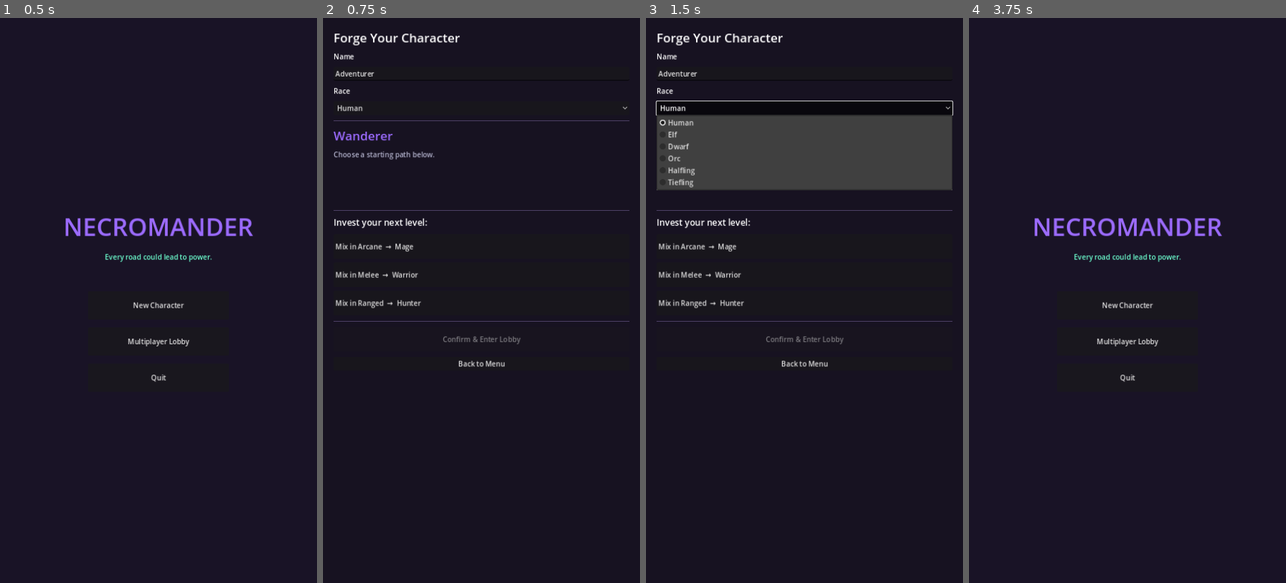
Above: before the commit, frames 1-4 (left to right).
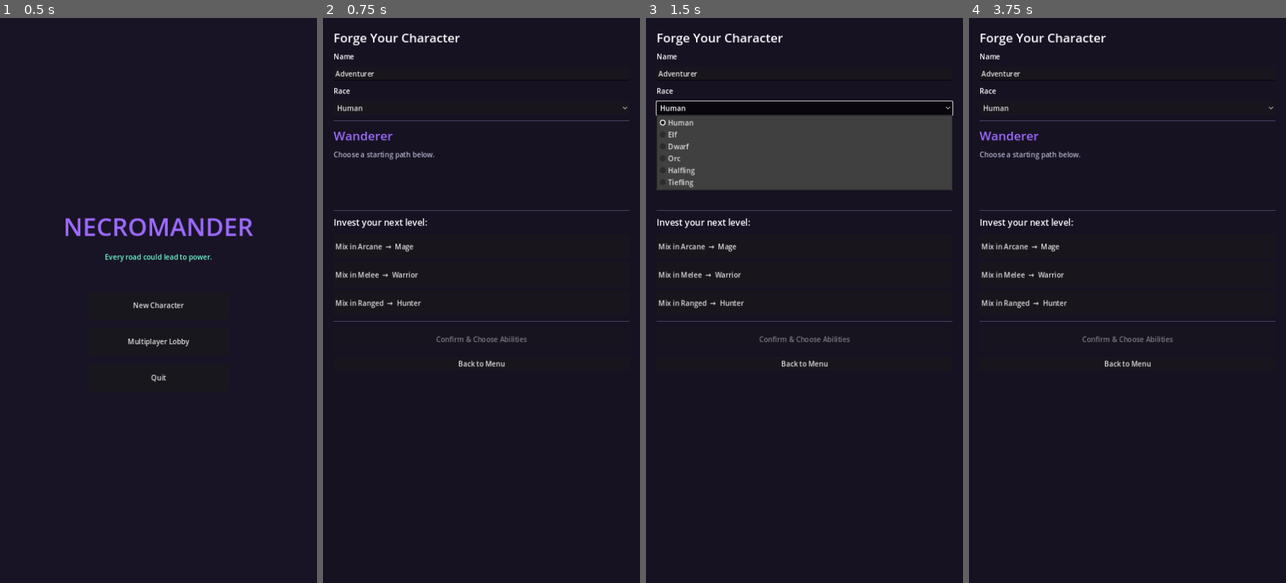
Above: after the commit, the same moments.

Repository: coldfront96/necromander
Game: Godot game, scene res://scenes/main_menu/MainMenu.tscn
Same seed, same stepped clock (60 frames per second), same inputs: the game is played once before the commit and once after it.
Inputs:
- Up to frame 1 (0.5 s): no input
- Up to frame 2 (0.75 s): click "New Character" at 0.5 s
- Up to frame 3 (1.5 s): click "Human" at 1.25 s
- Up to frame 4 (3.75 s): click "Mix in Arcane → Mage" at 2 s; click "Confirm & Enter Lobby" (after the commit: "Confirm & Choose Abilities") at 2.75 s; click "Back to Menu" (after the commit: "Back to Character") at 3.5 s

Frame 1 is identical in both runs. In frame 2, 0.1% of the frame differs, in the area x 35-65%, y 56-58%; in frame 3, 0.1%; in frame 4, 3.7%, in the area x 3-97%, y 2-65%.

Commit message:
Loadout system: derived known-pool, active slots, level cap, Ascension
- CharacterBuild: loadout (equipped abilities), ascension_rank, LEVEL_CAP=60,
  max_loadout_slots() (grows with level + capped Ascension), equip/unequip,
  at_level_cap(); persisted in to/from_dict and duplicate_build
- ClassSystem: derive known ability pool from the registry (any class whose
  aspects are a subset of the build contributes abilities, gated by tier),
  known_abilities/known_ability_names, prune_loadout (for respec)
- New Loadout scene: equip abilities into limited slots, grouped by source
  class; mixed-class abilities can replace or blend with base kit
- Flow now Main Menu -> Character Creation -> Loadout -> Lobby; level cap
  enforced in the level-up forks
- DESIGN.md roadmap: mark v0.1 loadout system done

Diff:
--- a/scenes/character_creation/CharacterCreation.gd
+++ b/scenes/character_creation/CharacterCreation.gd
@@ -5,7 +5,7 @@
 ## The emergent class title updates live (DESIGN.md 3.2–3.4).
 
 const MAIN_MENU := "res://scenes/main_menu/MainMenu.tscn"
-const LOBBY := "res://scenes/lobby/Lobby.tscn"
+const LOADOUT := "res://scenes/loadout/Loadout.tscn"
 const RACES := ["Human", "Elf", "Dwarf", "Orc", "Halfling", "Tiefling"]
 
 var build: CharacterBuild
@@ -100,7 +100,7 @@
 
 	# --- Footer actions
 	confirm_button = Button.new()
-	confirm_button.text = "Confirm & Enter Lobby"
+	confirm_button.text = "Confirm & Choose Abilities"
 	confirm_button.custom_minimum_size = Vector2(0, 56)
 	confirm_button.pressed.connect(_on_confirm)
 	col.add_child(confirm_button)
@@ -140,6 +140,13 @@
 	for child in options_box.get_children():
 		child.queue_free()
 
+	# At the vertical cap, no more aspect investment — only Ascension (post-cap).
+	if build.at_level_cap():
+		var capped := _label("Level cap (%d) reached — further growth is Ascension only (DESIGN.md 3.7)." % CharacterBuild.LEVEL_CAP)
+		capped.add_theme_color_override("font_color", Color(1.0, 0.85, 0.4))
+		options_box.add_child(capped)
+		return
+
 	var candidate_ids: Array
 	if not has_started:
 		candidate_ids = ClassSystem.starting_aspects()
@@ -168,7 +175,7 @@
 	if build.character_name.strip_edges() == "":
 		build.character_name = "Adventurer"
 	GameState.set_character(build)
-	get_tree().change_scene_to_file(LOBBY)
+	get_tree().change_scene_to_file(LOADOUT)
 
 # ---------------------------------------------------------------- ui helpers
 func _aspect_breakdown() -> String:
--- /dev/null
+++ b/scenes/loadout/Loadout.gd
@@ -0,0 +1,155 @@
+extends Control
+## Loadout screen. The known ability pool is derived from the build
+## (ClassSystem.known_abilities); the player equips a limited number into active
+## hotbar slots. Mixed-aspect abilities can fully replace base ones or sit
+## alongside them — entirely the player's choice. See DESIGN.md 3.5.
+
+const MAIN_MENU := "res://scenes/main_menu/MainMenu.tscn"
+const CHARACTER_CREATION := "res://scenes/character_creation/CharacterCreation.tscn"
+const LOBBY := "res://scenes/lobby/Lobby.tscn"
+
+var build: CharacterBuild
+var slots_label: Label
+var class_label: Label
+var pool_box: VBoxContainer
+var continue_button: Button
+
+func _ready() -> void:
+	build = GameState.player_build
+	if build == null:
+		# No character to outfit — bounce to creation.
+		get_tree().change_scene_to_file(CHARACTER_CREATION)
+		return
+	# Keep the equipped set honest if the build changed since last visit.
+	ClassSystem.prune_loadout(build)
+
+	var bg := ColorRect.new()
+	bg.color = Color(0.09, 0.07, 0.13)
+	bg.set_anchors_preset(Control.PRESET_FULL_RECT)
+	add_child(bg)
+
+	var scroll := ScrollContainer.new()
+	scroll.set_anchors_preset(Control.PRESET_FULL_RECT)
+	scroll.horizontal_scroll_mode = ScrollContainer.SCROLL_MODE_DISABLED
+	add_child(scroll)
+
+	var margin := MarginContainer.new()
+	for side in ["margin_left", "margin_right", "margin_top", "margin_bottom"]:
+		margin.add_theme_constant_override(side, 24)
+	margin.size_flags_horizontal = Control.SIZE_EXPAND_FILL
+	scroll.add_child(margin)
+
+	var col := VBoxContainer.new()
+	col.size_flags_horizontal = Control.SIZE_EXPAND_FILL
+	col.add_theme_constant_override("separation", 10)
+	margin.add_child(col)
+
+	var header := Label.new()
+	header.text = "Choose Your Abilities"
+	header.add_theme_font_size_override("font_size", 28)
+	col.add_child(header)
+
+	class_label = Label.new()
+	class_label.autowrap_mode = TextServer.AUTOWRAP_WORD_SMART
+	class_label.add_theme_color_override("font_color", Color(0.61, 0.42, 1.0))
+	col.add_child(class_label)
+
+	slots_label = Label.new()
+	slots_label.add_theme_font_size_override("font_size", 20)
+	col.add_child(slots_label)
+
+	var hint := Label.new()
+	hint.text = "Tap an ability to equip or unequip it. Equip mixed-class abilities to replace your base kit, or blend them — your call."
+	hint.autowrap_mode = TextServer.AUTOWRAP_WORD_SMART
+	hint.add_theme_color_override("font_color", Color(0.6, 0.6, 0.72))
+	col.add_child(hint)
+
+	col.add_child(_divider())
+
+	pool_box = VBoxContainer.new()
+	pool_box.add_theme_constant_override("separation", 6)
+	col.add_child(pool_box)
+
+	col.add_child(_divider())
+
+	continue_button = Button.new()
+	continue_button.text = "Continue to Lobby"
+	continue_button.custom_minimum_size = Vector2(0, 56)
+	continue_button.pressed.connect(func():
+		GameState.set_character(build)  # re-emit so listeners see the loadout
+		get_tree().change_scene_to_file(LOBBY))
+	col.add_child(continue_button)
+
+	var back := Button.new()
+	back.text = "Back to Character"
+	back.pressed.connect(func(): get_tree().change_scene_to_file(CHARACTER_CREATION))
+	col.add_child(back)
+
+	_refresh()
+
+func _refresh() -> void:
+	var c := ClassSystem.resolve(build)
+	class_label.text = "%s the %s  ·  Lv %d  ·  Tier %d" % [
+		build.character_name, c["title"], c["total_level"], c["tier"]]
+	slots_label.text = "Active slots:  %d / %d" % [build.loadout.size(), build.max_loadout_slots()]
+
+	for child in pool_box.get_children():
+		child.queue_free()
+
+	var known := ClassSystem.known_abilities(build)
+	if known.is_empty():
+		var empty := Label.new()
+		empty.text = "No abilities known yet — invest a level first."
+		pool_box.add_child(empty)
+		return
+
+	# Group abilities by their source class for a readable pool.
+	var by_source: Dictionary = {}
+	var order: Array = []
+	for a in known:
+		var src: String = a["source_title"]
+		if not by_source.has(src):
+			by_source[src] = []
+			order.append(src)
+		by_source[src].append(a)
+
+	var full := build.loadout.size() >= build.max_loadout_slots()
+	for src in order:
+		var src_label := Label.new()
+		src_label.text = src
+		src_label.add_theme_font_size_override("font_size", 18)
+		src_label.add_theme_color_override("font_color", Color(0.42, 1.0, 0.81))
+		pool_box.add_child(src_label)
+
+		for a in by_source[src]:
+			var ability_name: String = a["name"]
+			var equipped: bool = build.is_equipped(ability_name)
+			var btn := Button.new()
+			btn.toggle_mode = true
+			btn.button_pressed = equipped
+			btn.custom_minimum_size = Vector2(0, 48)
+			btn.alignment = HORIZONTAL_ALIGNMENT_LEFT
+			var mark := "★ " if equipped else "   "
+			btn.text = "%s[T%d] %s" % [mark, a["tier"], ability_name]
+			# Grey out unequipped abilities when slots are full.
+			btn.disabled = full and not equipped
+			btn.pressed.connect(func(): _toggle(ability_name))
+			pool_box.add_child(btn)
+
+func _toggle(ability_name: String) -> void:
+	if build.is_equipped(ability_name):
+		build.unequip(ability_name)
+	else:
+		if not build.equip(ability_name):
+			# Slots full — bounce the toggle back and tell the player.
+			slots_label.text = "Slots full (%d/%d) — unequip something first." % [
+				build.loadout.size(), build.max_loadout_slots()]
+			_refresh()
+			return
+	_refresh()
+
+func _divider() -> Control:
+	var line := ColorRect.new()
+	line.color = Color(0.3, 0.25, 0.4)
+	line.custom_minimum_size = Vector2(0, 2)
+	return line
--- /dev/null
+++ b/scenes/loadout/Loadout.tscn
@@ -0,0 +1,12 @@
+[gd_scene load_steps=2 format=3 uid="uid://necloadout001"]
+
+[ext_resource type="Script" path="res://scenes/loadout/Loadout.gd" id="1"]
+
+[node name="Loadout" type="Control"]
+layout_mode = 3
+anchors_preset = 15
+anchor_right = 1.0
+anchor_bottom = 1.0
+grow_horizontal = 2
+grow_vertical = 2
+script = ExtResource("1")
--- a/scripts/autoload/ClassSystem.gd
+++ b/scripts/autoload/ClassSystem.gd
@@ -79,3 +79,65 @@
 			"result": preview_invest(build, id),
 		})
 	return options
+
+# ================================================================ loadouts
+# The KNOWN ability pool is derived, not stored: any class entry whose required
+# Aspects are all present in the build contributes its abilities, gated by the
+# player's tier in those Aspects. Ability tier == its index in the class list
+# (1st = Tier 1, ...). So a Mage who dips Divine automatically begins knowing
+# the Tier-1 Necromancer ability. See DESIGN.md 3.5.
+
+## Player's tier within a specific class entry = the MINIMUM investment among
+## that entry's required Aspects (mirrors the hybrid-tier rule, DESIGN.md 3.4).
+func _entry_tier(build: CharacterBuild, required: Array) -> int:
+	var lowest := 1 << 30
+	for aspect_id in required:
+		lowest = min(lowest, build.level_in(aspect_id))
+	return lowest if lowest != (1 << 30) else 0
+
+func _build_has_all(build: CharacterBuild, required: Array) -> bool:
+	for aspect_id in required:
+		if not build.has_aspect(aspect_id):
+			return false
+	return true
+
+## Every ability the build currently knows, with its source class and tier.
+## Returns an Array of { name, tier, source_key, source_title }.
+func known_abilities(build: CharacterBuild) -> Array:
+	var out: Array = []
+	for key in classes.keys():
+		var required: Array = (key as String).split(",")
+		if not _build_has_all(build, required):
+			continue
+		var tier := _entry_tier(build, required)
+		if tier <= 0:
+			continue
+		var entry: Dictionary = classes[key]
+		var abilities: Array = entry.get("abilities", [])
+		for i in abilities.size():
+			if i + 1 <= tier:  # unlocked at this entry tier
+				out.append({
+					"name": abilities[i],
+					"tier": i + 1,
+					"source_key": key,
+					"source_title": entry.get("title", key),
+				})
+	return out
+
+func known_ability_names(build: CharacterBuild) -> Array:
+	var names: Array = []
+	for a in known_abilities(build):
+		names.append(a["name"])
+	return names
+
+## Drop any equipped abilities the build no longer knows (e.g. after a respec).
+## Returns the number of abilities removed.
+func prune_loadout(build: CharacterBuild) -> int:
+	var known := known_ability_names(build)
+	var kept: Array = []
+	for n in build.loadout:
+		if known.has(n):
+			kept.append(n)
+	var removed := build.loadout.size() - kept.size()
+	build.loadout = kept
+	return removed
--- a/scripts/model/CharacterBuild.gd
+++ b/scripts/model/CharacterBuild.gd
@@ -9,6 +9,48 @@
 
 ## Aspect ID (e.g. "ARCANE") -> levels invested. The heart of the build.
 @export var aspect_levels: Dictionary = {}
+
+## Ability names the player has chosen to keep ACTIVE on the hotbar. The pool of
+## *known* abilities is derived from the build (ClassSystem.known_abilities);
+## this is just the equipped subset. See DESIGN.md 3.5.
+@export var loadout: Array = []
+
+## Infinite, horizontal post-cap progression (paragon-style). Grants loadout
+## slots (capped) and cosmetics — never raw power. See DESIGN.md 3.7.
+@export var ascension_rank: int = 0
+
+## Vertical level cap. Past this, only Ascension rank grows.
+const LEVEL_CAP := 60
+const BASE_SLOTS := 3
+## PvP-sanity ceiling on how many extra slots Ascension can ever grant.
+const MAX_ASCENSION_SLOTS := 4
+
+## True once the character has hit the vertical cap and can only Ascend further.
+func at_level_cap() -> bool:
+	return total_level() >= LEVEL_CAP
+
+## How many abilities may be active at once. Grows slowly with level, plus a
+## capped contribution from Ascension. Tunable — see DESIGN.md 3.7.
+func max_loadout_slots() -> int:
+	var capped_level := min(total_level(), LEVEL_CAP)
+	var from_levels := int(capped_level / 10)            # +1 every 10 levels (0..6)
+	var from_ascension := min(int(ascension_rank / 2), MAX_ASCENSION_SLOTS)
+	return BASE_SLOTS + from_levels + from_ascension
+
+func is_equipped(ability_name: String) -> bool:
+	return loadout.has(ability_name)
+
+## Equip an ability into an active slot. Returns false if slots are full.
+func equip(ability_name: String) -> bool:
+	if is_equipped(ability_name):
+		return true
+	if loadout.size() >= max_loadout_slots():
+		return false
+	loadout.append(ability_name)
+	return true
+
+func unequip(ability_name: String) -> void:
+	loadout.erase(ability_name)
 
 ## Total character level == sum of all aspect investments.
 func total_level() -> int:
@@ -53,6 +95,8 @@
 	copy.character_name = character_name
 	copy.race = race
 	copy.aspect_levels = aspect_levels.duplicate(true)
+	copy.loadout = loadout.duplicate()
+	copy.ascension_rank = ascension_rank
 	return copy
 
 func to_dict() -> Dictionary:
@@ -60,6 +104,8 @@
 		"character_name": character_name,
 		"race": race,
 		"aspect_levels": aspect_levels.duplicate(true),
+		"loadout": loadout.duplicate(),
+		"ascension_rank": ascension_rank,
 	}
 
 static func from_dict(d: Dictionary) -> CharacterBuild:
@@ -67,4 +113,6 @@
 	b.character_name = d.get("character_name", "Unnamed")
 	b.race = d.get("race", "Human")
 	b.aspect_levels = (d.get("aspect_levels", {}) as Dictionary).duplicate(true)
+	b.loadout = (d.get("loadout", []) as Array).duplicate()
+	b.ascension_rank = int(d.get("ascension_rank", 0))
 	return b
Not shown, changed: DESIGN.md
